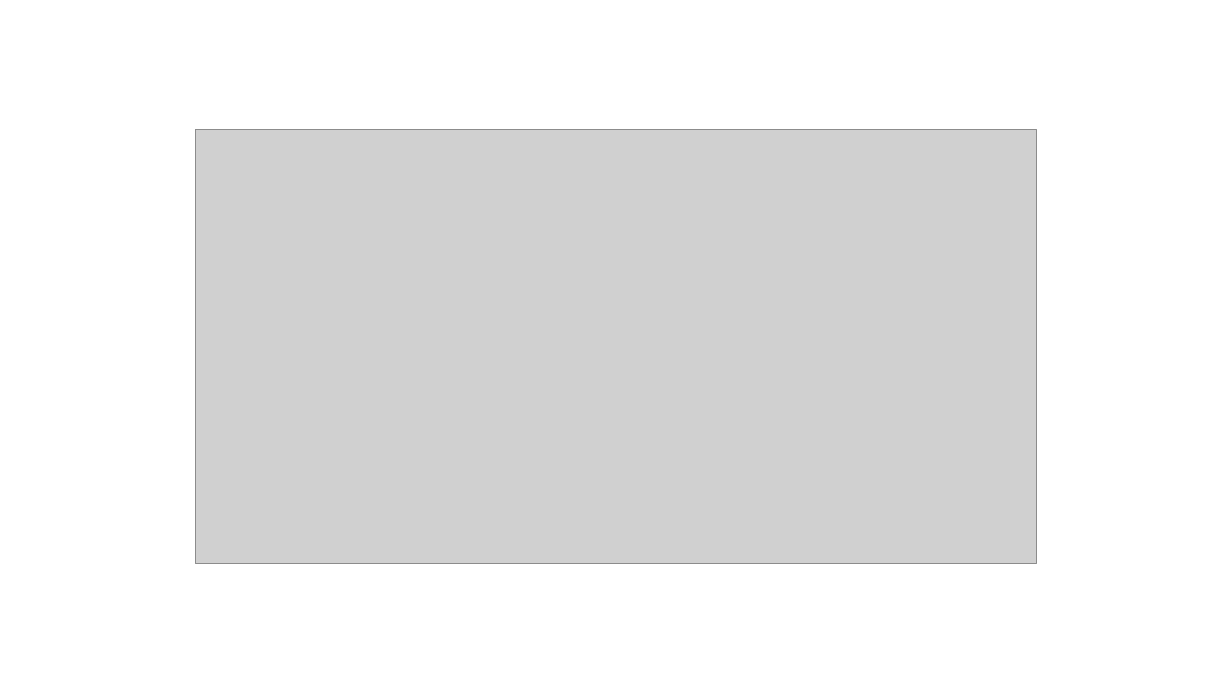
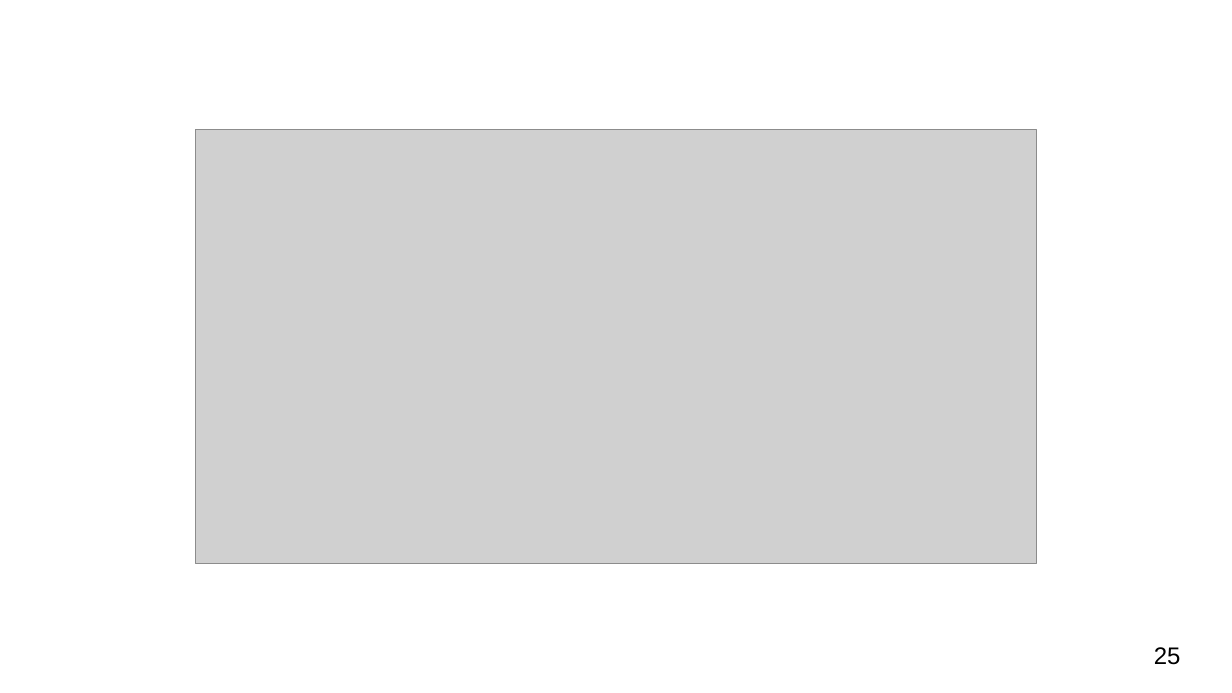
Before and after one commit to MightyGoldenOctopus/QCOMP, a slide deck: slide 25 of Slides/pptx/kickoff - TP.pptx. Drawn at 1232x693 pixels with LibreOffice and Linux fonts; fonts in the diff are those of the drawing; grey boxes stand for pictures. Boxes give left, top, right and bottom in pixels: in the first picture for what was removed or moved away, otherwise in the second. Text is boxed around its words. In the diff, an @@ line names an element or a change of style, - is before the commit and + after.

```diff
--- a/Slides/pptx/kickoff - TP.pptx
+++ b/Slides/pptx/kickoff - TP.pptx
@@ page number added at (1154, 647, 1181, 665), 14 pt, text #000000 @@
+25
```
Also in this commit, not shown: 11 other slides changed, 25 slides added, 24 slides removed.
